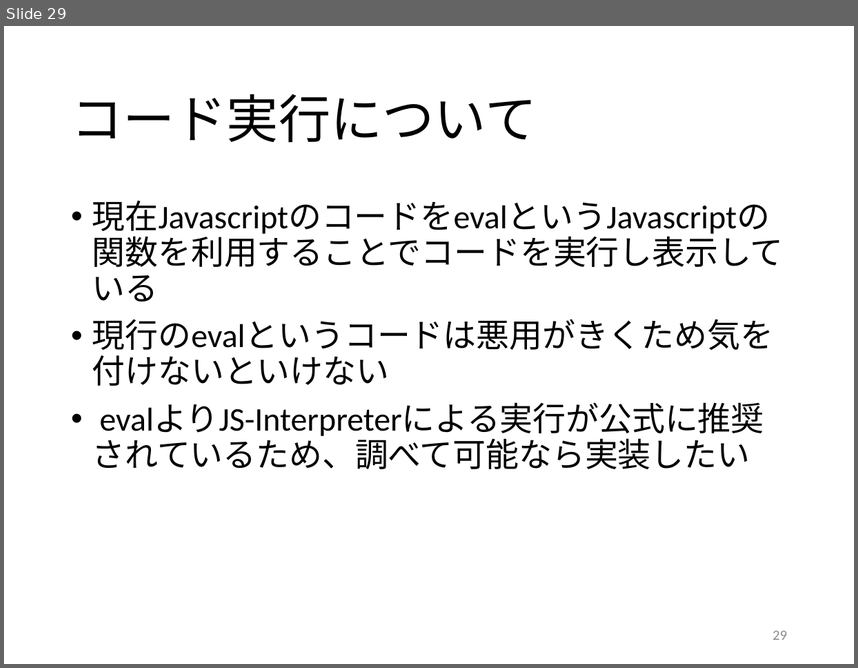
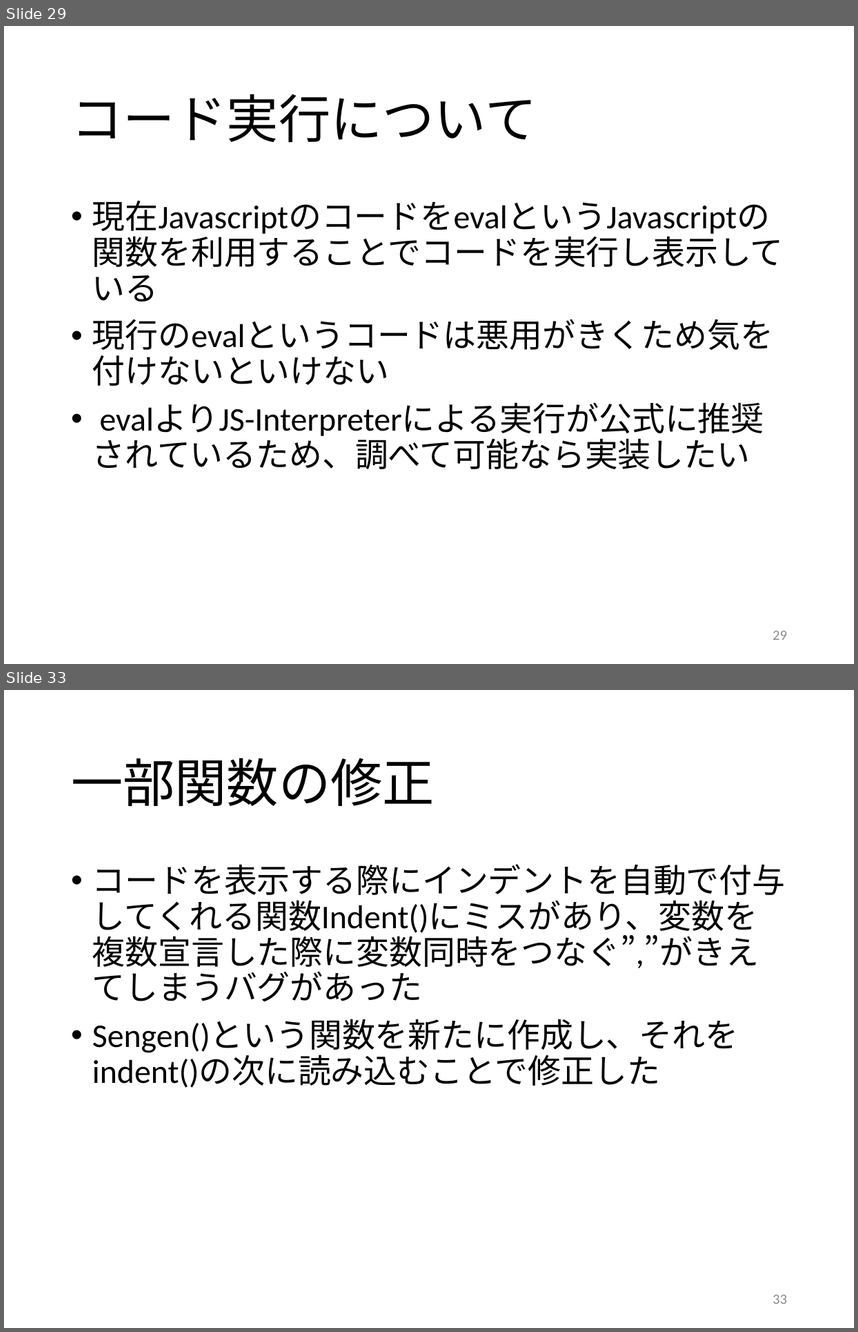
Before and after one commit to kait-takanolab/1821121-shimaoka-thesis, a slide deck: 1821121_shimaoka_sotsuken.pptx. Shown one above the other, each under a label of ours: slide 29 before the commit, slides 29 and 33 after it; the slides between them are not shown. The pictures are 858x668 and 858x1332 pixels, drawn with LibreOffice and Linux fonts; fonts in the diff are those of the drawing. Boxes give left, top, right and bottom in pixels: in the first picture for what was removed or moved away, otherwise in the second. Text is boxed around its words. In the diff, an @@ line names an element or a change of style, - is before the commit and + after.

```diff
--- a/1821121_shimaoka_sotsuken.pptx
+++ b/1821121_shimaoka_sotsuken.pptx
@@ slide 33 added at (4,690,854,1328), background #FFFFFF @@
@@ title added at (71,758,435,806), 44 pt, text #000000 @@
+一部関数の修正
@@ text added at (92,864,786,1087), 28 pt, text #000000 @@
+• コードを表示する際にインデントを自動で付与してくれる関数Indent()にミスがあり、変数を複数宣言した際に変数同時をつなぐ”,”がきえてしまうバグがあった
+• Sengen()という関数を新たに作成し、それをindent()の次に読み込むことで修正した
@@ page number added at (773,1294,787,1303), 12 pt, text #8C8C8C @@
+33
```
Also in this commit, not shown: 2 slides changed, 8 other slides added.
